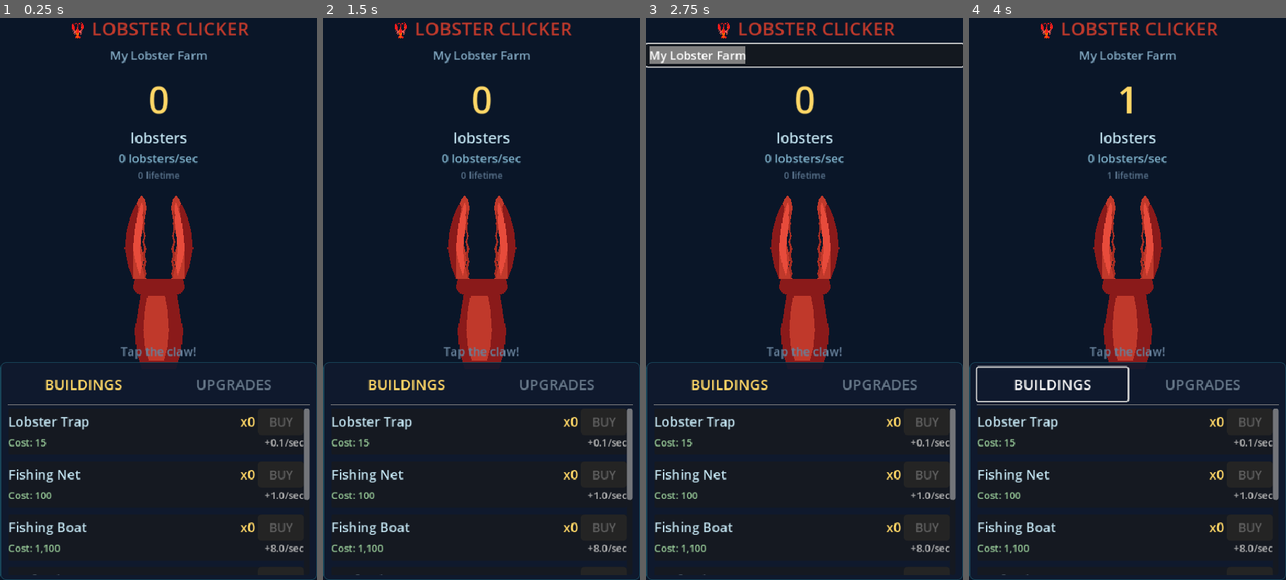
Above: before the commit, frames 1-4 (left to right).
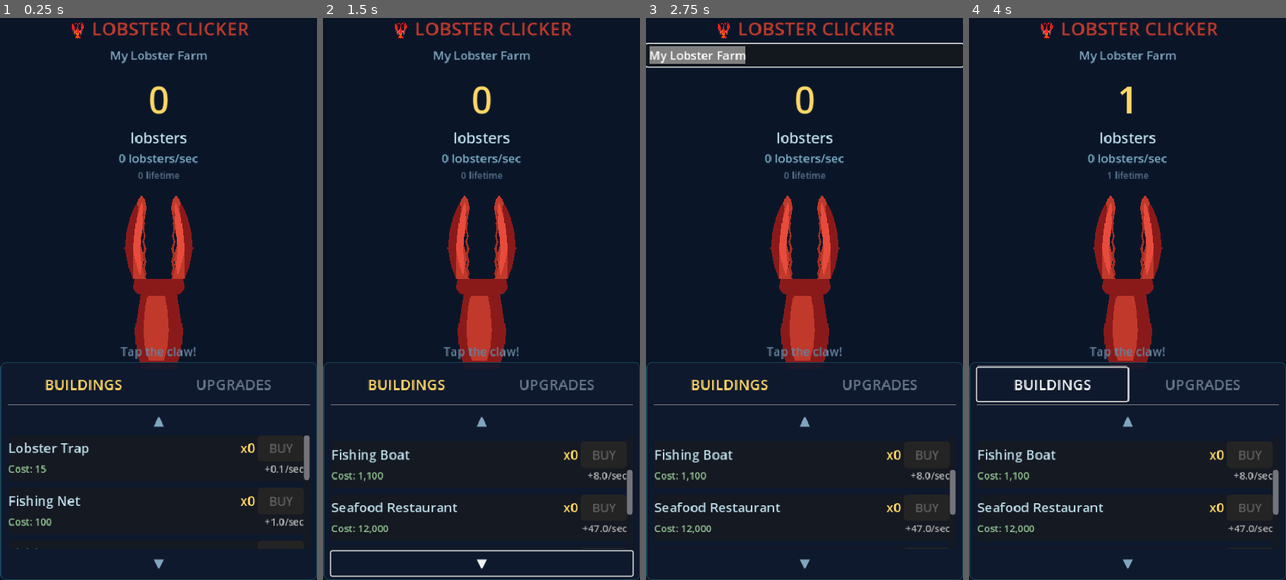
Above: after the commit, the same moments.

Repository: thecryptomasters/lobster-clicker
Game: Godot game, scene res://scenes/main.tscn
The game is run twice, just before and just after one commit, with the same random seed, the same clock (stepped at 60 frames per second) and the same inputs.
Inputs (mouse positions are in pixels of both pictures, inside the frame that each line leads up to):
- Up to frame 1 (0.25 s): no input
- Up to frame 2 (1.5 s): click (481, 422) at 0.5 s, where only the run after the commit has a clickable "▲"; click (481, 563) at 1.25 s, where only the run after the commit has a clickable "▼"
- Up to frame 3 (2.75 s): click "My Lobster Farm" at 2 s
- Up to frame 4 (4 s): click (1127, 265) at 2.75 s; click "BUILDINGS" at 3.5 s

The runs differ from the first frame. In frame 1, 2.8% of the frame differs, in the area x 2-98%, y 69-100%; in frame 2, 3.7%, in the area x 2-99%, y 69-100%; in frame 3, 3.0%; in frame 4, 3.0%.

Commit message:
feat: scroll arrow buttons on mobile for buildings/upgrades panels

Diff:
--- a/scenes/main.gd
+++ b/scenes/main.gd
@@ -31,6 +31,8 @@
 @onready var boost_desc_label: Label = %BoostDescLabel
 @onready var timer_label: Label = %TimerLabel
 @onready var boost_hud_label: Label = %BoostHudLabel
+@onready var scroll_up_btn: Button = %ScrollUpButton
+@onready var scroll_down_btn: Button = %ScrollDownButton
 @onready var root_container: BoxContainer = %RootContainer
 @onready var left_section: VBoxContainer = %LeftSection
 @onready var right_panel: PanelContainer = %RightPanel
@@ -80,6 +82,11 @@
 	_style_buy_capsule_button()
 	consumables_tab.visible = GameManager.lifetime_lobsters >= 500
 
+	# Scroll buttons
+	var sc: ScrollContainer = %RightPanel.get_node("VBox/ScrollContainer")
+	scroll_up_btn.pressed.connect(func(): sc.scroll_vertical = max(0, sc.scroll_vertical - 150))
+	scroll_down_btn.pressed.connect(func(): sc.scroll_vertical += 150)
+
 	# Load farm name
 	farm_name_button.text = GameManager.farm_name
 
@@ -215,6 +222,8 @@
 		right_panel.size_flags_stretch_ratio = 1.2
 		left_section.size_flags_vertical = Control.SIZE_EXPAND_FILL
 		right_panel.size_flags_vertical = Control.SIZE_EXPAND_FILL
+		scroll_up_btn.visible = false
+		scroll_down_btn.visible = false
 	else:
 		# Mobile: stacked vertically (VBox), claw compact on top, buildings get more space
 		root_container.vertical = true
@@ -222,6 +231,8 @@
 		right_panel.size_flags_stretch_ratio = 1.2
 		left_section.size_flags_vertical = Control.SIZE_EXPAND_FILL
 		right_panel.size_flags_vertical = Control.SIZE_EXPAND_FILL
+		scroll_up_btn.visible = true
+		scroll_down_btn.visible = true
 
 func _on_lobsters_changed(total: float) -> void:
 	lobster_count_label.text = GameManager.format_number(total)
--- a/scenes/main.tscn
+++ b/scenes/main.tscn
@@ -285,6 +285,16 @@
 layout_mode = 2
 theme_override_colors/separator_color = Color(0.1, 0.29, 0.37, 1)
 
+[node name="ScrollUpButton" type="Button" parent="RootContainer/RightPanel/VBox"]
+unique_name_in_owner = true
+visible = false
+layout_mode = 2
+custom_minimum_size = Vector2(0, 36)
+text = "▲"
+flat = true
+theme_override_colors/font_color = Color(0.5, 0.65, 0.75, 1)
+theme_override_font_sizes/font_size = 20
+
 [node name="ScrollContainer" type="ScrollContainer" parent="RootContainer/RightPanel/VBox"]
 layout_mode = 2
 size_flags_vertical = 3
@@ -377,6 +387,16 @@
 horizontal_alignment = 1
 theme_override_colors/font_color = Color(1, 0.843, 0.4, 1)
 theme_override_font_sizes/font_size = 18
+
+[node name="ScrollDownButton" type="Button" parent="RootContainer/RightPanel/VBox"]
+unique_name_in_owner = true
+visible = false
+layout_mode = 2
+custom_minimum_size = Vector2(0, 36)
+text = "▼"
+flat = true
+theme_override_colors/font_color = Color(0.5, 0.65, 0.75, 1)
+theme_override_font_sizes/font_size = 20
 
 [node name="OfflinePopup" type="PanelContainer" parent="."]
 unique_name_in_owner = true
Not shown, changed: export/index.html
Not shown, changed: export/index.pck
